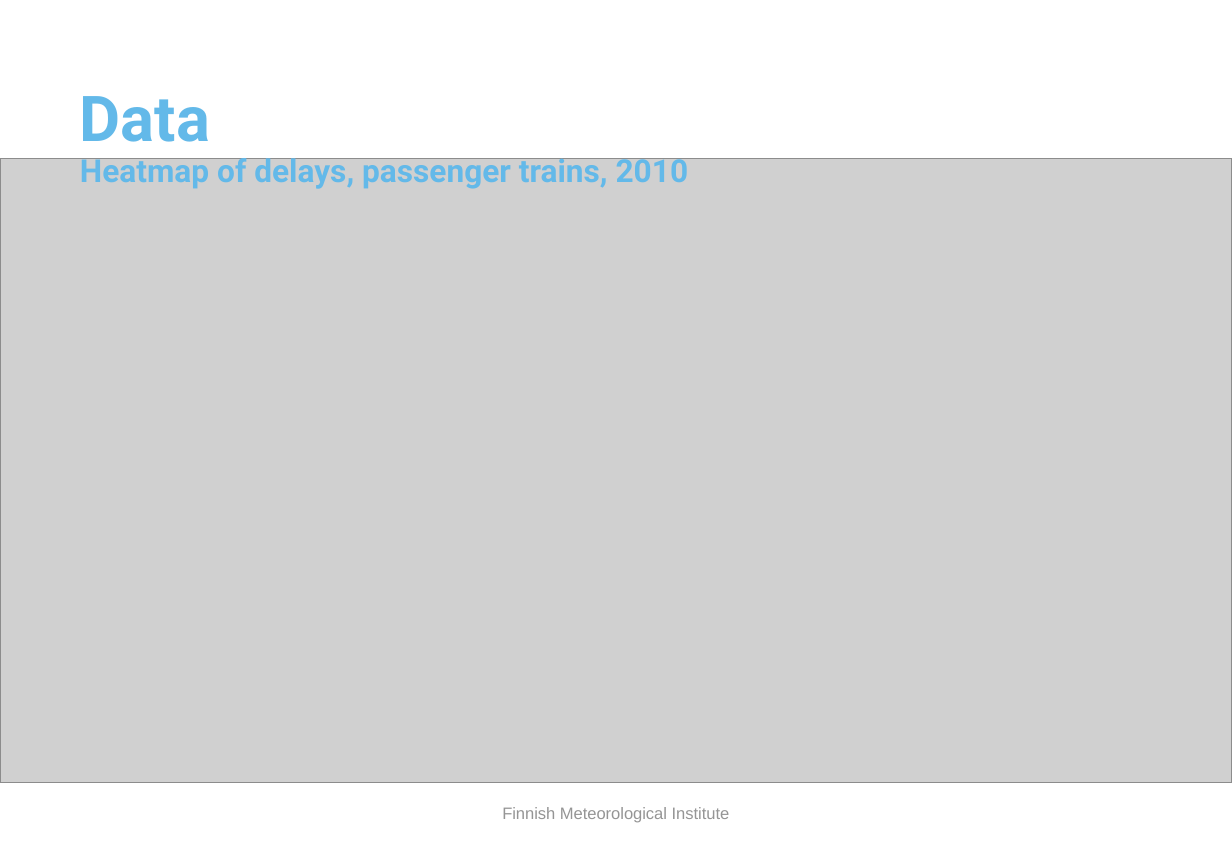
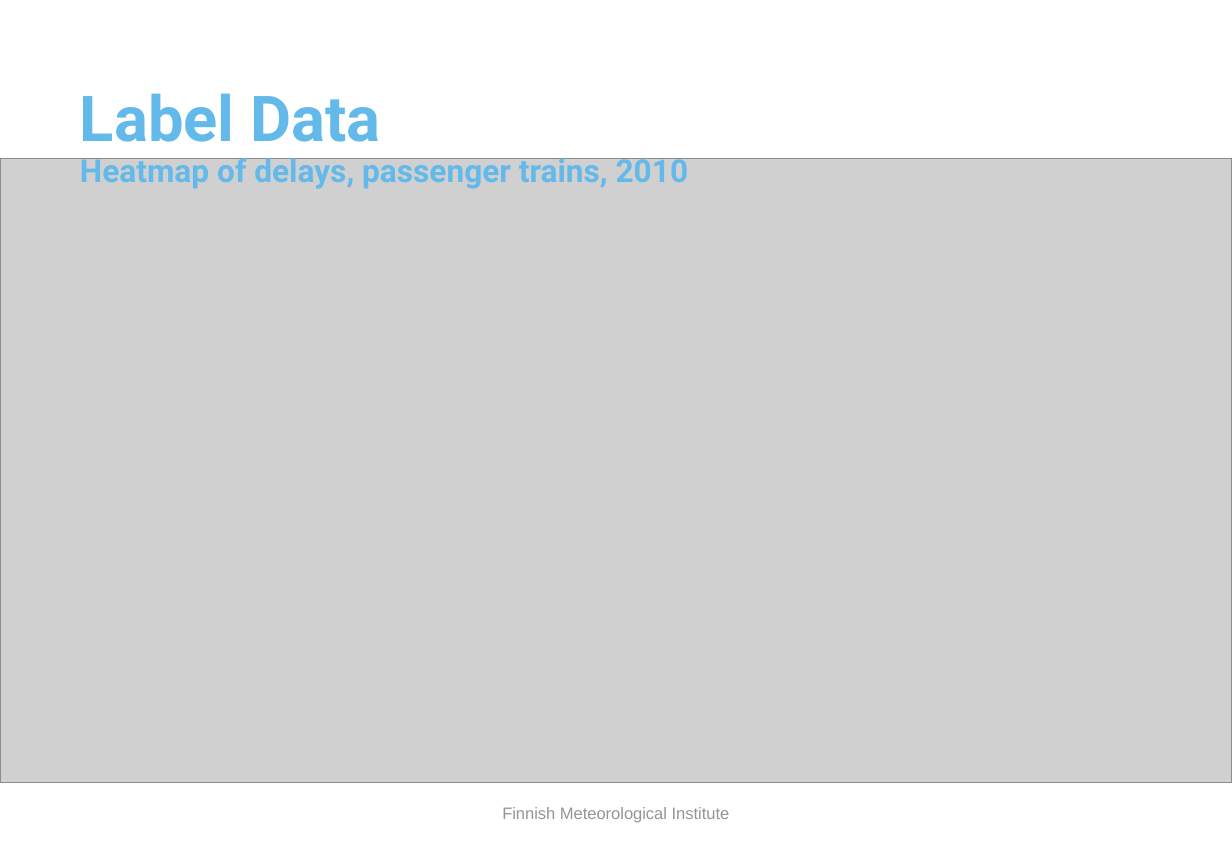
Before and after one commit to fmidev/trains, a slide deck: slide 7 of material/trains_technical.pptx (slide 8 before the commit). Drawn at 1232x853 pixels with LibreOffice and Linux fonts; fonts in the diff are those of the drawing; grey boxes stand for pictures; background and template pictures are left out. Boxes give left, top, right and bottom in pixels: in the first picture for what was removed or moved away, otherwise in the second. Text is boxed around its words. In the diff, an @@ line names an element or a change of style, - is before the commit and + after.

```diff
--- a/material/trains_technical.pptx
+++ b/material/trains_technical.pptx
@@ title at [80, 93, 689, 189]: text changed @@
-Data
-Heatmap of delays, passenger trains, 2010
+Label Data
+Heatmap of delays, passenger trains, 2010
```
Also in this commit, not shown: 8 other slides changed, 4 slides added, 1 slide removed, 16 other files.
